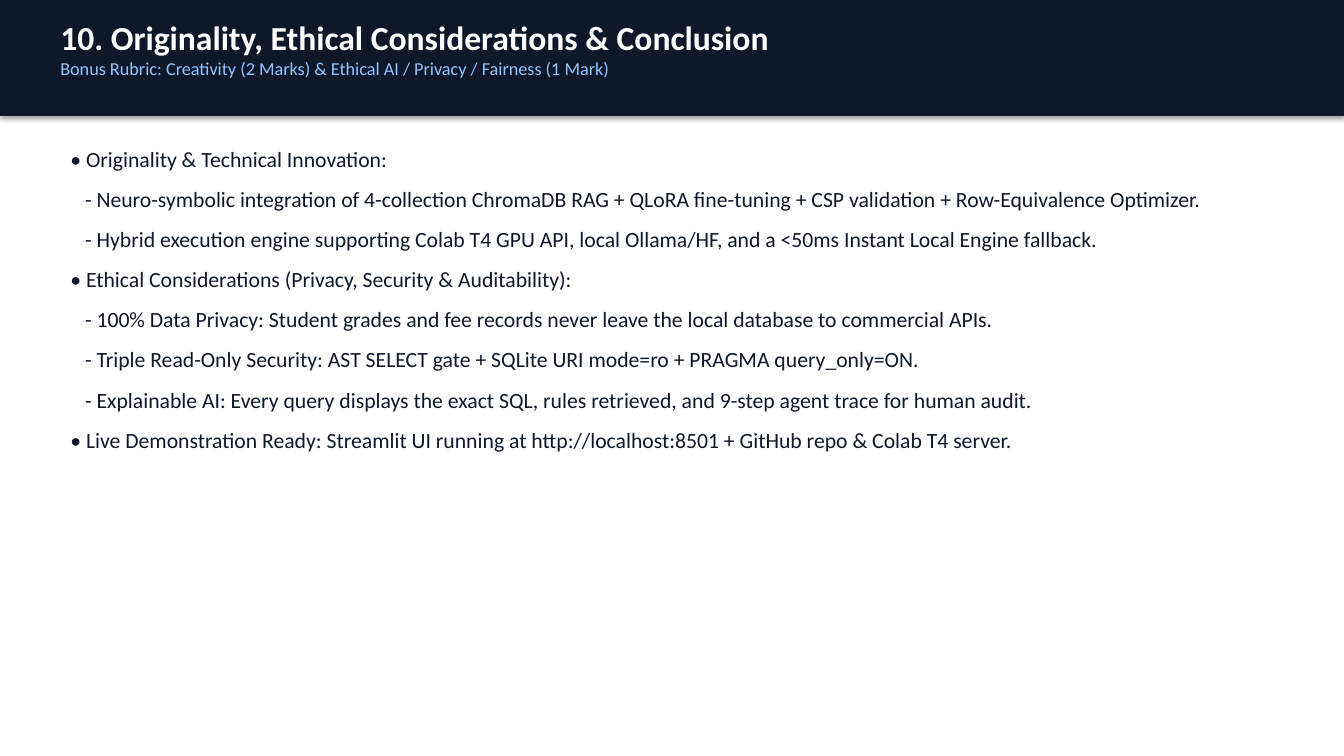
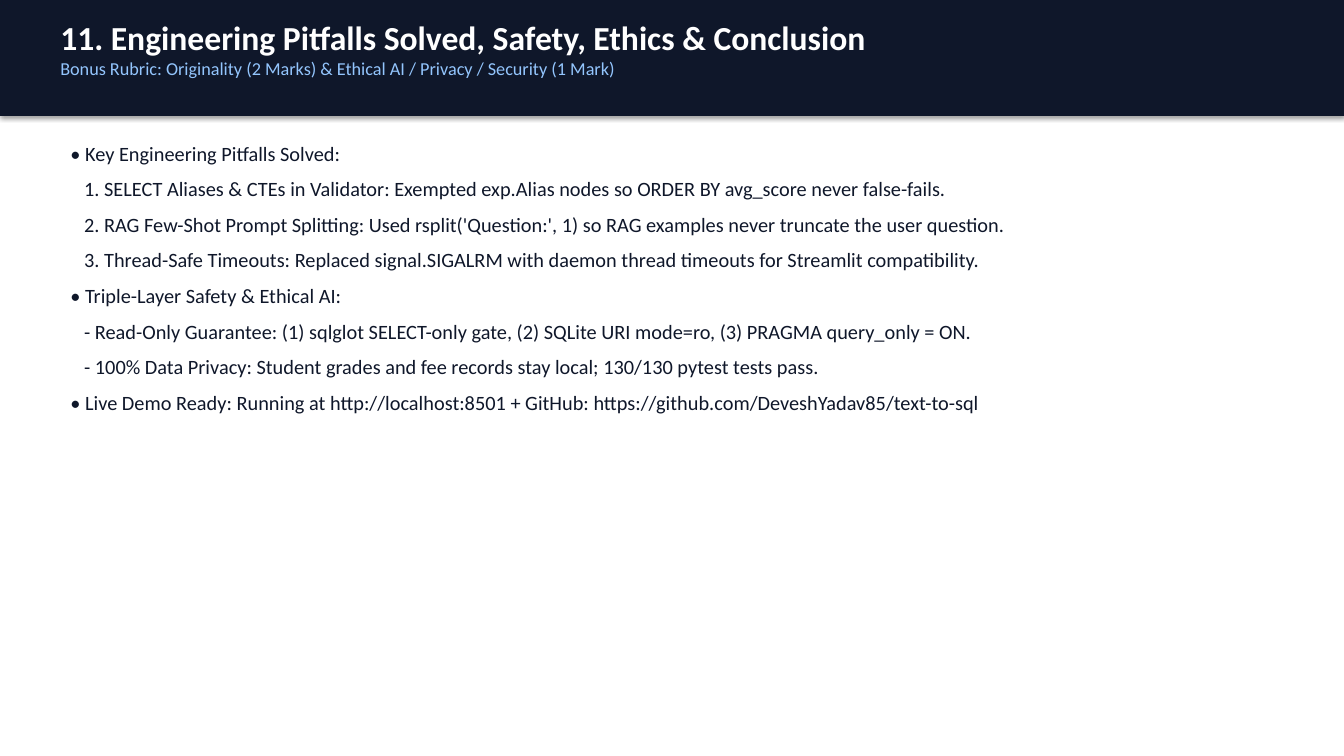
Before and after one commit to DeveshYadav85/text-to-sql, a slide deck: slide 12 of docs/Agentic_Text_to_SQL_Presentation.pptx. Drawn at 1344x756 pixels with LibreOffice and Linux fonts; fonts in the diff are those of the drawing. Boxes give left, top, right and bottom in pixels: in the first picture for what was removed or moved away, otherwise in the second. Text is boxed around its words. In the diff, an @@ line names an element or a change of style, - is before the commit and + after.

```diff
--- a/docs/Agentic_Text_to_SQL_Presentation.pptx
+++ b/docs/Agentic_Text_to_SQL_Presentation.pptx
@@ text at (60,26,866,78): text changed @@
-10. Originality, Ethical Considerations & Conclusion
-Bonus Rubric: Creativity (2 Marks) & Ethical AI / Privacy / Fairness (1 Mark)
+11. Engineering Pitfalls Solved, Safety, Ethics & Conclusion
+Bonus Rubric: Originality (2 Marks) & Ethical AI / Privacy / Security (1 Mark)
@@ text at (84,147,1004,414): text changed; size 15.5 to 14.5 pt @@
-• Originality & Technical Innovation:
-- Neuro-symbolic integration of 4-collection ChromaDB RAG + QLoRA fine-tuning + CSP validation + Row-Equivalence Optimizer.
-- Hybrid execution engine supporting Colab T4 GPU API, local Ollama/HF, and a <50ms Instant Local Engine fallback.
-• Ethical Considerations (Privacy, Security & Auditability):
-- 100% Data Privacy: Student grades and fee records never leave the local database to commercial APIs.
-- Triple Read-Only Security: AST SELECT gate + SQLite URI mode=ro + PRAGMA query_only=ON.
-- Explainable AI: Every query displays the exact SQL, rules retrieved, and 9-step agent trace for human audit.
-• Live Demonstration Ready: Streamlit UI running at http://localhost:8501 + GitHub repo & Colab T4 server.
+• Key Engineering Pitfalls Solved:
+1. SELECT Aliases & CTEs in Validator: Exempted exp.Alias nodes so ORDER BY avg_score never false-fails.
+2. RAG Few-Shot Prompt Splitting: Used rsplit('Question:', 1) so RAG examples never truncate the user question.
+3. Thread-Safe Timeouts: Replaced signal.SIGALRM with daemon thread timeouts for Streamlit compatibility.
+• Triple-Layer Safety & Ethical AI:
+- Read-Only Guarantee: (1) sqlglot SELECT-only gate, (2) SQLite URI mode=ro, (3) PRAGMA query_only = ON.
+- 100% Data Privacy: Student grades and fee records stay local; 130/130 pytest tests pass.
+• Live Demo Ready: Running at http://localhost:8501 + GitHub: https://github.com/DeveshYadav85/text-to-sql
```
Also in this commit, not shown: 10 other slides changed, 1 slide added, 1 slide removed, 5 other files.
